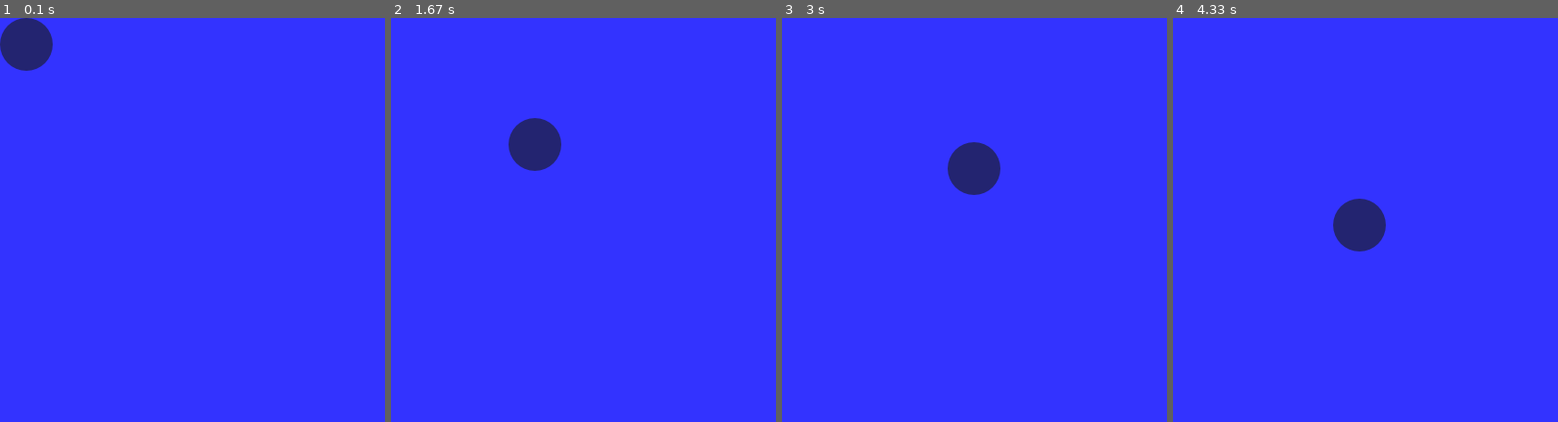
Above: before the commit, frames 1-4 (left to right).
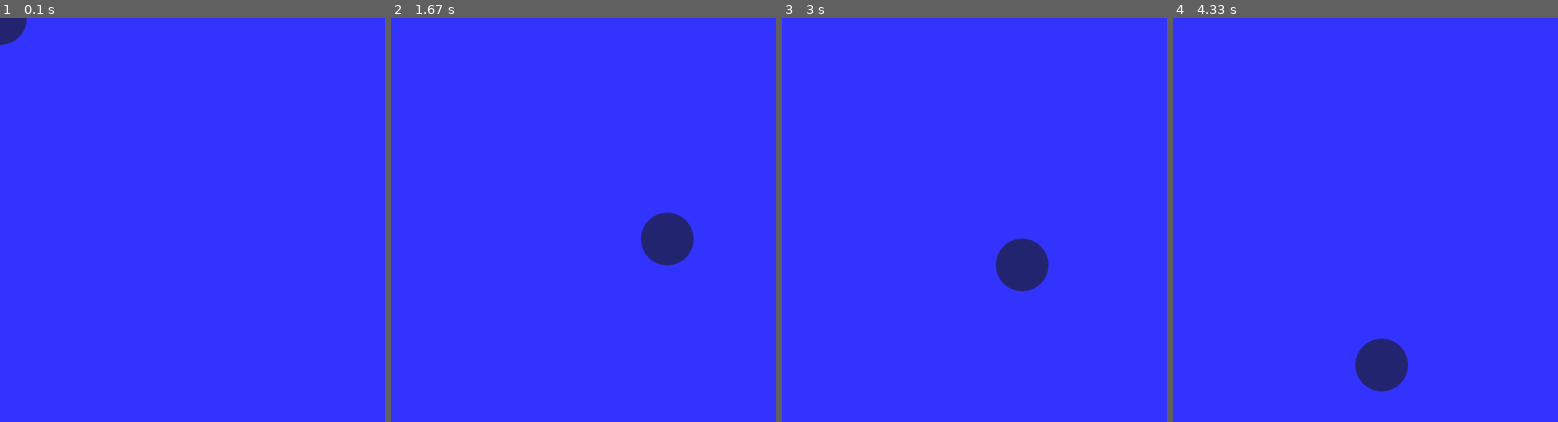
Above: after the commit, the same moments.

Repository: jceipek/Complete-Galactic-Dominion
Game: pygame game, started from internal/pygameConceptProof.py
Two runs of this game, one before a commit and one after it. Both use one fixed random seed, a clock stepped at 60 frames per second and the inputs below. The source is Python 2; it was converted automatically to run under Python 3.
Inputs (mouse positions are in pixels of both pictures, inside the frame that each line leads up to):
- Up to frame 1 (0.1 s): no input
- Up to frame 2 (1.67 s): click (687, 240) at 0.38 s; click (745, 337) at 0.72 s; click (outside the picture) at 1.05 s; click (548, 151) at 1.38 s
- Up to frame 3 (3 s): click (1078, 296) at 1.72 s; click (993, 147) at 2.05 s; click (outside the picture) at 2.38 s; click (885, 284) at 2.72 s
- Up to frame 4 (4.33 s): click (1296, 155) at 3.05 s; click (1330, 316) at 3.38 s; click (outside the picture) at 3.72 s; click (1288, 405) at 4.05 s

The runs differ from the first frame. In frame 1, 1.3% of the frame differs, in the area x 0-14%, y 0-14%; in frame 2, 2.9%, in the area x 30-79%, y 24-62%; in frame 3, 2.9%; in frame 4, 2.9%.

Commit message:
Ball now moves to correct location

Diff:
--- a/internal/pygameConceptProof.py
+++ b/internal/pygameConceptProof.py
@@ -102,7 +102,7 @@
         self.image = image
         self.rect = image.get_rect()
         #This works because Rect starts at 0.0,0.0
-        self.rect.move_ip(int(x+0.5),int(y+0.5))
+        self.rect.center = (int(x+0.5),int(y+0.5))
 
     def face_ip(self,locVec):
         self.dir = self.loc.pointTo(locVec)
@@ -111,10 +111,10 @@
     def move_ip(self,eTime):
         if eTime>0:
             disp = self.dir.unit()
-            disp = disp.scale(eTime*self.speed).list()
-            self.loc.x += disp[0]
-            self.loc.y += disp[1]
-            self.rect.move_ip(disp)
+            disp = disp.scale(eTime*self.speed)
+            self.loc.x += disp.x
+            self.loc.y += disp.y
+            self.rect.center = (int(self.loc.x+0.5),int(self.loc.y+0.5))
 
     def update_ip(self,eTime):
     	if eTime*self.speed >= self.loc.diff(self.dest).mag():
@@ -148,7 +148,7 @@
 screen = pygame.display.set_mode(size)
 
 #Set up ball
-aBall = Ball(0.0,0.0,speed=0.2)
+aBall = Ball(0.0,0.0,speed=0.5)
 aBall.dir = Vector(1.0,1.0)
 aBall.dest = Vector(0.0,0.0)
 aBall.dir = aBall.loc.pointTo(aBall.dest)
@@ -183,7 +183,6 @@
 
     #Paste the ball image on the screen in the rectangle ballrect
     screen.blit(aBall.image, aBall.rect)
-
     #Update the screen by switching buffers
     pygame.display.flip()
 
